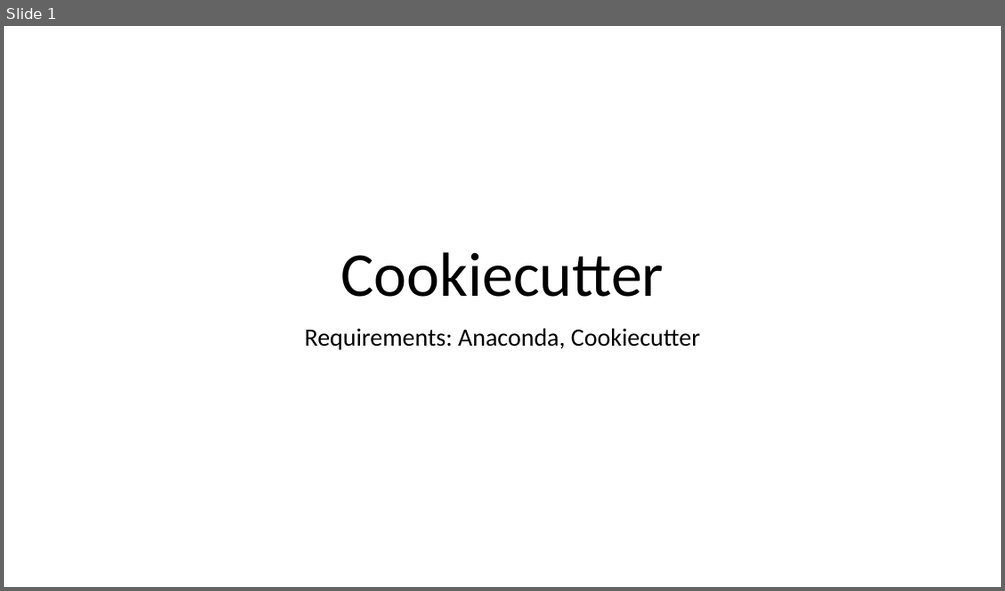
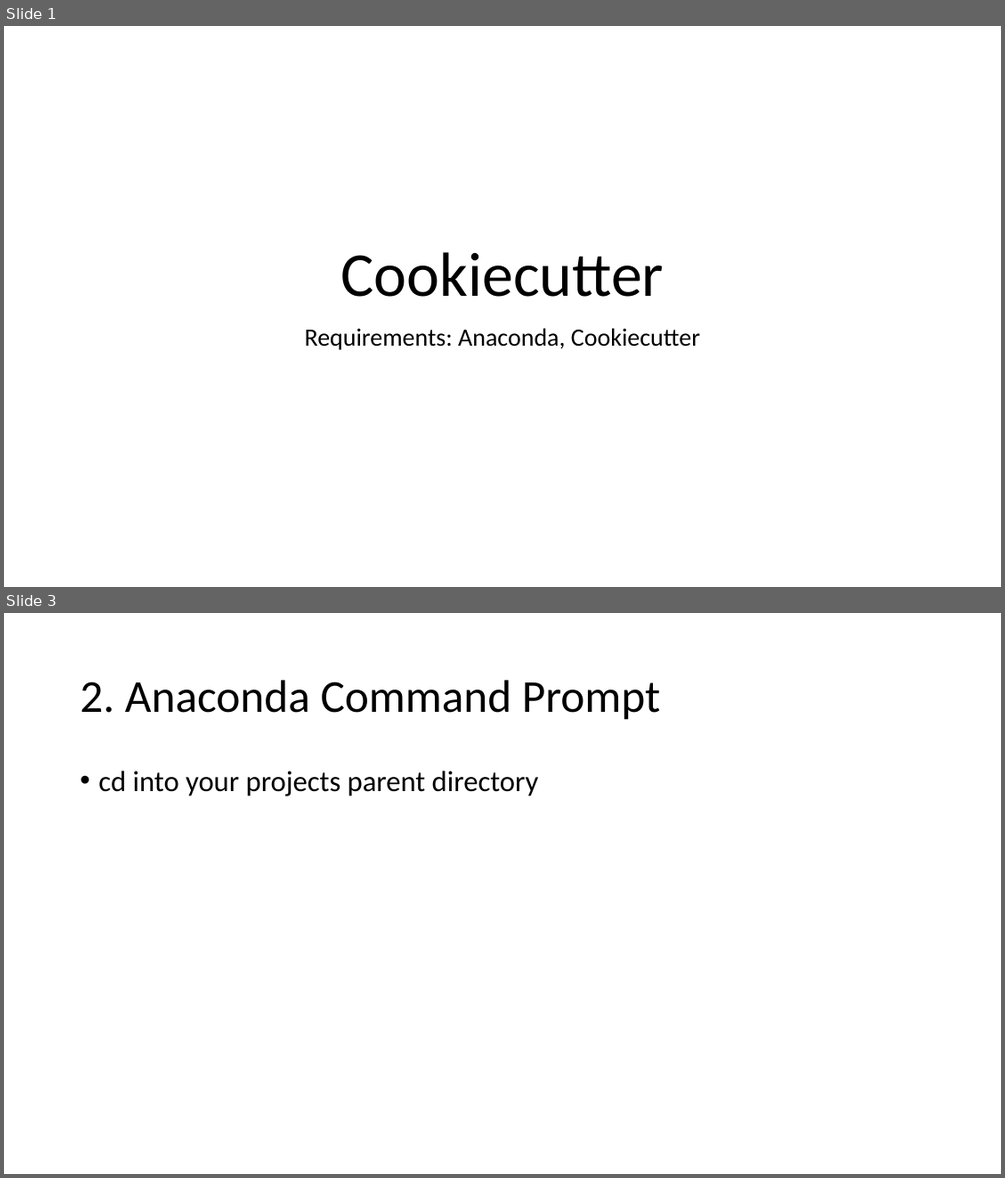
Before and after one commit to julianyangenercare/cookiecuttertemplate, a slide deck: Use Cookiecutter to start your projects.pptx. Shown one above the other, each under a label of ours: slide 1 before the commit, slides 1 and 3 after it; the slides between them are not shown. The pictures are 1005x591 and 1005x1178 pixels, drawn with LibreOffice and Linux fonts; fonts in the diff are those of the drawing. Boxes give left, top, right and bottom in pixels: in the first picture for what was removed or moved away, otherwise in the second. Text is boxed around its words. In the diff, an @@ line names an element or a change of style, - is before the commit and + after.

```diff
--- a/Use Cookiecutter to start your projects.pptx
+++ b/Use Cookiecutter to start your projects.pptx
@@ slide 3 added at [4, 613, 1001, 1174], background #FFFFFF @@
@@ title added at [80, 680, 660, 720], 44 pt, text #000000 @@
+2. Anaconda Command Prompt
@@ text added at [98, 771, 539, 796], 28 pt, text #000000 @@
+• cd into your projects parent directory
```
Also in this commit, not shown: 5 other slides added, 3 slides removed, 1 other file.
